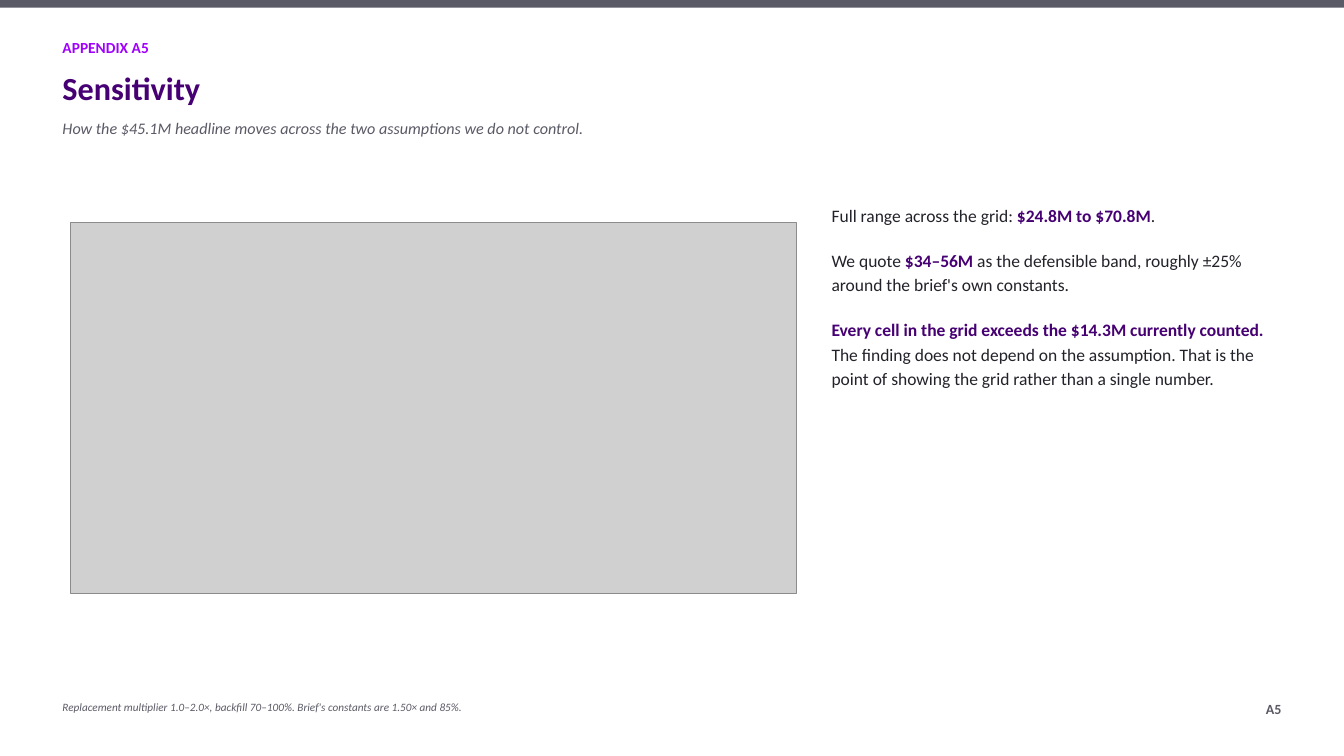
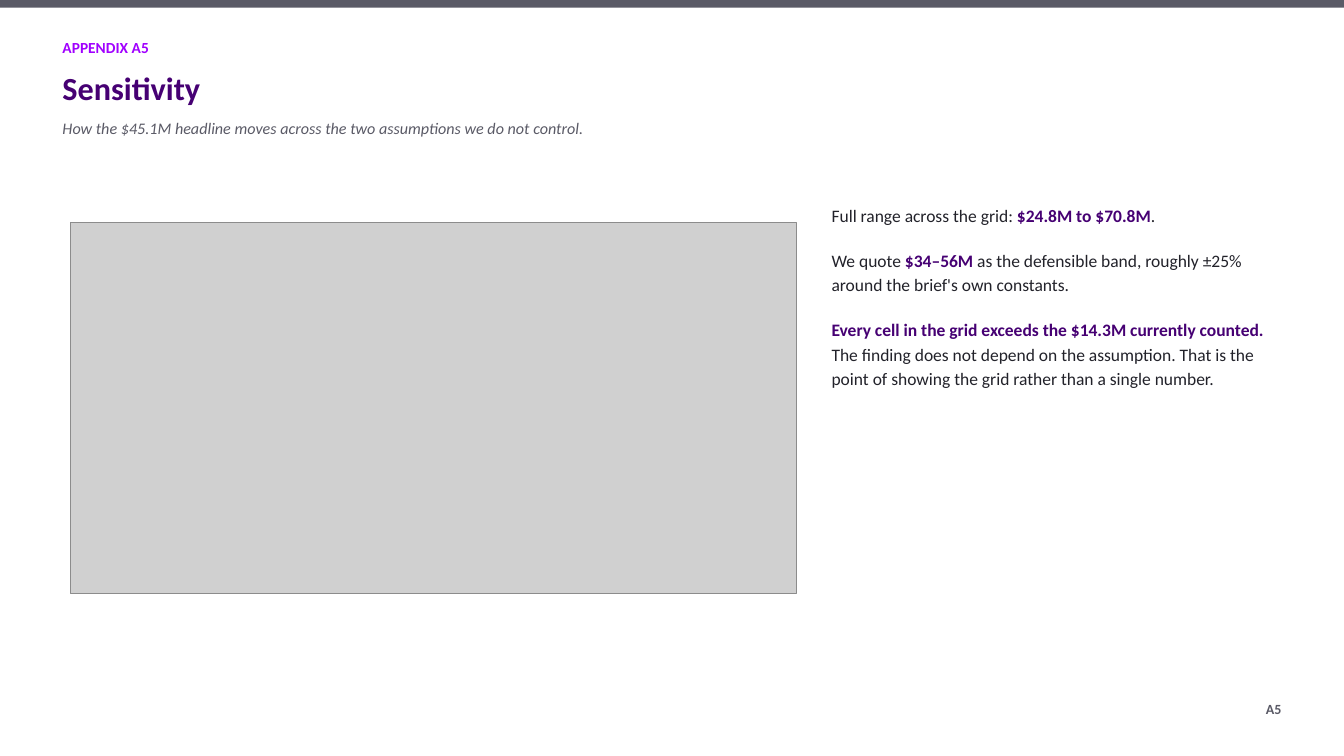
Before and after one commit to athxrva21/subaa_datathon, a slide deck: slide 21 of deck/NovaCorp_deck.pptx. Drawn at 1344x756 pixels with LibreOffice and Linux fonts; fonts in the diff are those of the drawing; grey boxes stand for pictures. Boxes give left, top, right and bottom in pixels: in the first picture for what was removed or moved away, otherwise in the second. Text is boxed around its words. In the diff, an @@ line names an element or a change of style, - is before the commit and + after.

```diff
--- a/deck/NovaCorp_deck.pptx
+++ b/deck/NovaCorp_deck.pptx
@@ text removed at (62,703,462,713) @@
-Replacement multiplier 1.0–2.0×, backfill 70–100%. Brief's constants are 1.50× and 85%.
```
Also in this commit, not shown: 14 other slides changed, 3 other files.
